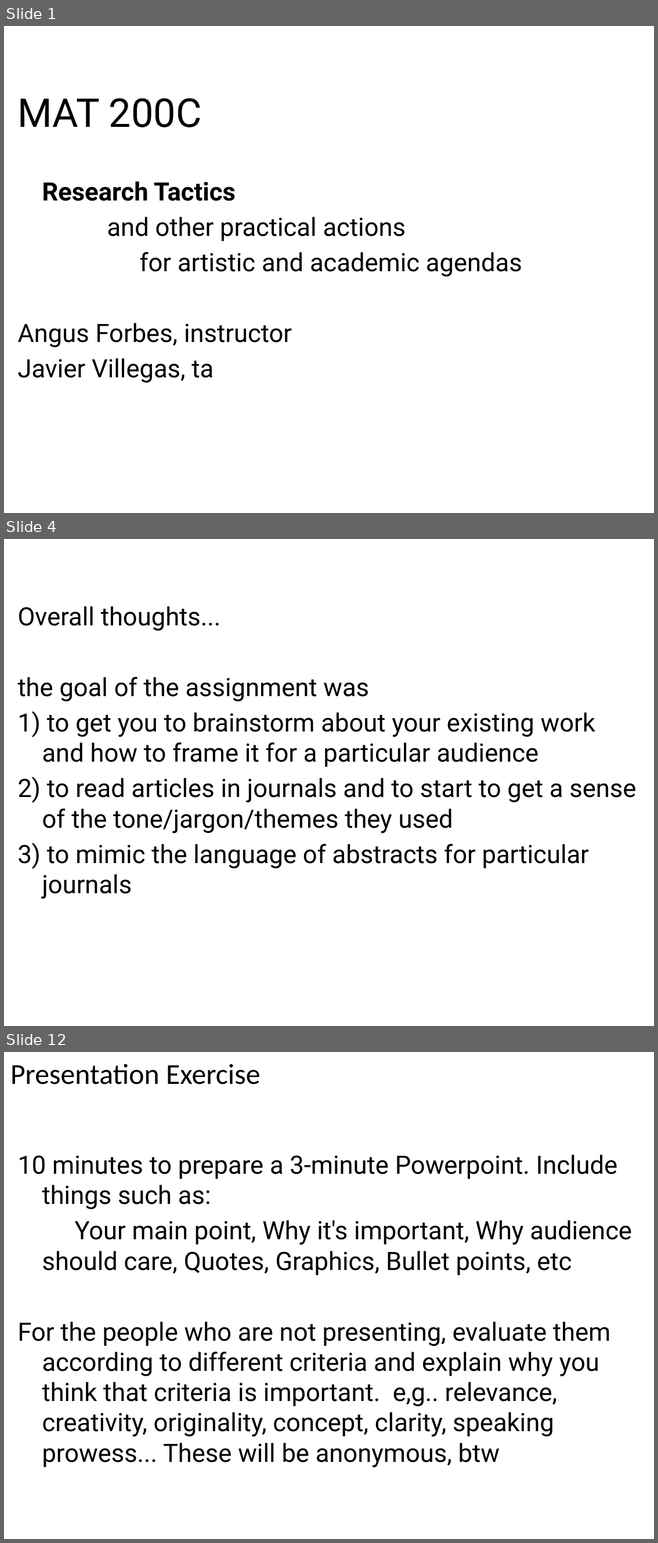
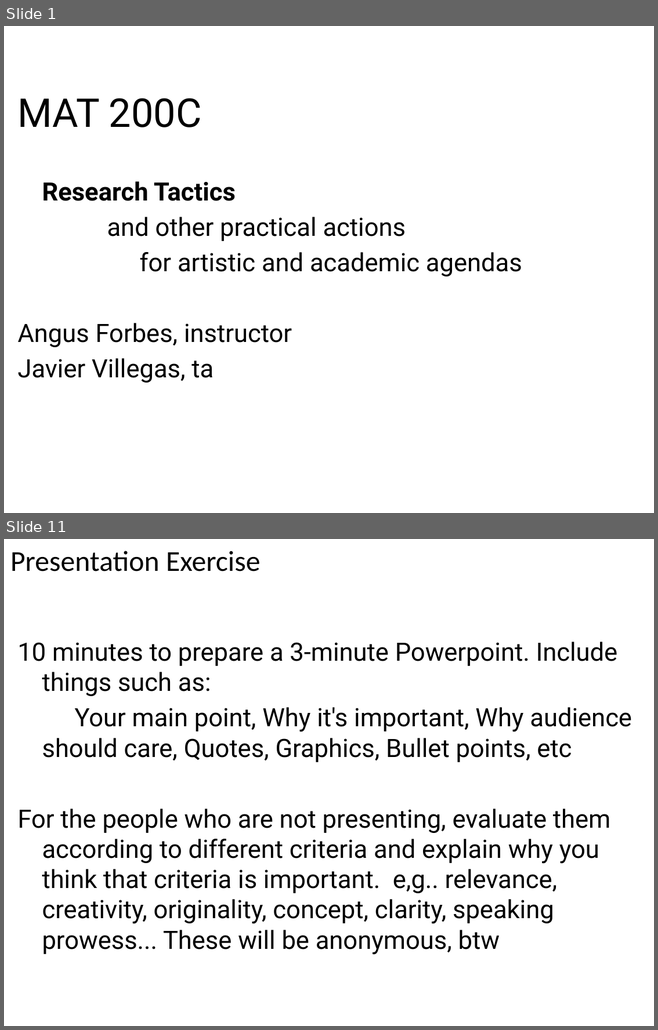
Before and after one commit to angusforbes/mat200c, a slide deck: slides/week2_day1.pptx. Shown one above the other, each under a label of ours: slides 1, 4 and 12 before the commit, slides 1 and 11 after it; the slides between them are not shown. The pictures are 658x1543 and 658x1030 pixels, drawn with LibreOffice and Linux fonts; fonts in the diff are those of the drawing. Boxes give left, top, right and bottom in pixels: in the first picture for what was removed or moved away, otherwise in the second. Text is boxed around its words. In the diff, an @@ line names an element or a change of style, - is before the commit and + after.

```diff
--- a/slides/week2_day1.pptx
+++ b/slides/week2_day1.pptx
@@ slide 4 removed at box(4, 539, 654, 1026), background #FFFFFF @@
@@ text removed at box(18, 606, 636, 899) @@
-Overall thoughts...
-the goal of the assignment was
-1) to get you to brainstorm about your existing work and how to frame it for a particular audience
-2) to read articles in journals and to start to get a sense of the tone/jargon/themes they used
-3) to mimic the language of abstracts for particular journals
@@ what was slide 12 is now slide 11 @@
```
Also in this commit, not shown: 2 slides changed, 8 slides added, 9 other slides removed, 4 other files.
